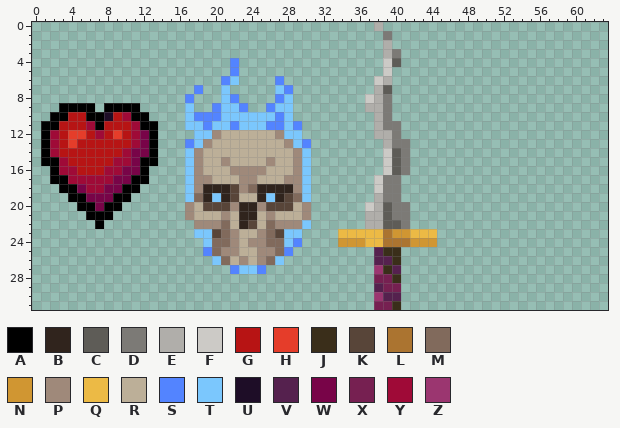
Pixel-art sprite -- assets/gfx/ui.png. The picture above was drawn from the file before the commit.
The file is 64x32 pixels.
Palette (. is transparent): A #000000  B #30241d  C #5e5c57  D #7c7a76  E #b0aeaa  F #cccac6  G #b71414  H #e53d2a  J #3a2e1a  K #584539  L #ab7430  M #816a5c  N #d09632  P #9f897a  Q #ecba45  R #bcaf98  S #5384ff  T #7bc7fd  U #1e0d27  V #55214e  W #780448  X #762051  Y #9f0a37  Z #9b3670
Pixels before, first column x 1:
 0 .....................................E......
 1 ......................................D.....
 2 ......................................E.....
 3 ......................................ED....
 4 .....................S................FC....
 5 .....................S................F.....
 6 ....................ST....S..........FE.....
 7 .................S..T.....TS.........EC.....
 8 ................S...TS....ST........FED.....
 9 ..AAAA.AAAA.....T..STTS..STT........EED.....
10 .AAGGAAUGYAA....TSSSTTTTTTST.........ED.....
11 AAGGGYAGGGYAA...TTSTTSTTTSSTS........EDD....
12 AYGHHGYGHGYWA....TTPRRRRRRPTT........EED....
13 AYGHGGGGGGYWA...STPRRRRRRRRPTS........EDD...
14 AYGGGGGGGYWWA...TPRRRRRRRRRRPT........FCD...
15 AAYGGGGGYYWAA...TPRRPRRRRPRRPT........FCD...
16 .AYYGGGYYWWA....TPRRRPPPPRRRPT........FCD...
17 .AAYYYYYWWAA....TPPRRRPPRRRPPT.......FDD....
18 ..AAWYYWWAA.....TPBBBKPMBBBBPT.......FDD....
19 ...AAWWWAA......TMBTBKRRBTBKMT.......EDD....
20 ....AAWAA.......PRKKKPBBPKKKRP......FECDD...
21 .....AAA........PRRRPRBBRPRRRP......EECDD...
22 ......A..........PPPMRBKRMPPPT......EECCD...
23 .................TTKMPRRPMKTT....QQQQQLNNQQQ
24 ..................TMMPRPPMMTS....NNNQQLLLNNN
25 ..................SMPPRRPPMS.........VJJ....
26 ...................TMRPRPMT..........VVJ....
27 .....................STTS............ZJV....
28 .....................................XXJ....
29 .....................................VXX....
30 .....................................ZVV....
31 .....................................XXJ....
Now the later version:
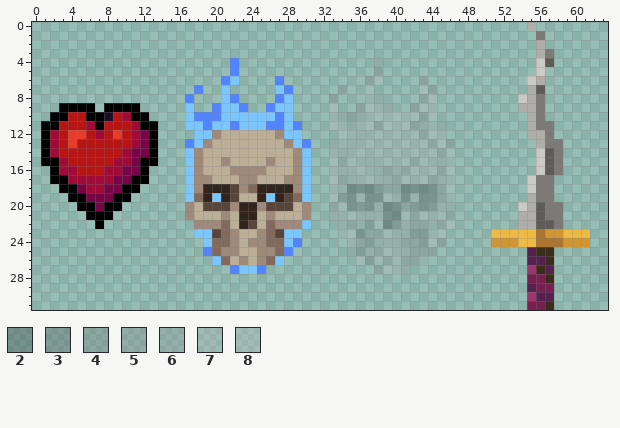
Colours new in this view: 2 #26262649  3 #48484849  4 #6e6e6e49  5 #82828249  6 #8d8d8d49  7 #b0b0b049  8 #bbbbbb49
Edits made:
y 0: x 38 E -> .; x 55 . -> E
y 1: x 39 D -> .; x 56 . -> D
y 2: x 39 E -> .; x 56 . -> E
y 3: x 39..40 ED -> ..; x 56..57 .. -> ED
y 4: x 38..40 .FC -> 5..; x 56..57 .. -> FC
y 5: x 38..39 .F -> 5.; x 56 . -> F
y 6: x 37..39 .FE -> 58.; x 43 . -> 5; x 55..56 .. -> FE
y 7: x 34 . -> 5; x 37..39 .EC -> 8..; x 43..44 .. -> 85; x 55..56 .. -> EC
y 8: x 33 . -> 5; x 37..39 FED -> 85.; x 43..44 .. -> 58; x 54..56 ... -> FED
y 9: x 33 . -> 8; x 36..39 .EED -> 5885; x 42..44 ... -> 588; x 54..56 ... -> EED
y 10: x 33..44 .....ED..... -> 855588888858; x 55..56 .. -> ED
y 11: x 33..45 .....EDD..... -> 8858858885585; x 55..57 ... -> EDD
y 12: x 34..45 ....EED..... -> 886777777688; x 55..57 ... -> EED
y 13: x 33..46 ......EDD..... -> 58677777777685; x 56..58 ... -> EDD
y 14: x 33..46 ......FCD..... -> 86777777777768; x 56..58 ... -> FCD
y 15: x 33..46 ......FCD..... -> 86776777767768; x 56..58 ... -> FCD
y 16: x 33..46 ......FCD..... -> 86777666677768; x 56..58 ... -> FCD
y 17: x 33..46 .....FDD...... -> 86677766777668; x 55..57 ... -> FDD
y 18: x 33..46 .....FDD...... -> 86222364222268; x 55..57 ... -> FDD
y 19: x 33..46 .....EDD...... -> 84282377282348; x 55..57 ... -> EDD
y 20: x 33..46 ....FECDD..... -> 67333622633376; x 54..58 ..... -> FECDD
y 21: x 33..46 ....EECDD..... -> 67776722767776; x 54..58 ..... -> EECDD
y 22: x 34..46 ...EECCD..... -> 6664723746668; x 54..58 ..... -> EECCD
y 23: x 34..45 QQQQQLNNQQQ. -> 883467764388; x 51..61 ........... -> QQQQQLNNQQQ
y 24: x 34..45 NNNQQLLLNNN. -> .84467664485; x 51..61 ........... -> NNNQQLLLNNN
y 25: x 35..44 ...VJJ.... -> 5466776645; x 55..57 ... -> VJJ
y 26: x 36..43 ..VVJ... -> 84767648; x 55..57 ... -> VVJ
y 27: x 38..41 ZJV. -> 5885; x 55..57 ... -> ZJV
y 28: x 38..40 XXJ -> ...; x 55..57 ... -> XXJ
y 29: x 38..40 VXX -> ...; x 55..57 ... -> VXX
y 30: x 38..40 ZVV -> ...; x 55..57 ... -> ZVV
y 31: x 38..40 XXJ -> ...; x 55..57 ... -> XXJ
Changed places in both pictures, as pixel boxes (x1, y1, x2, y2):
changed: (329, 22, 455, 310)
added: (491, 22, 590, 310)
